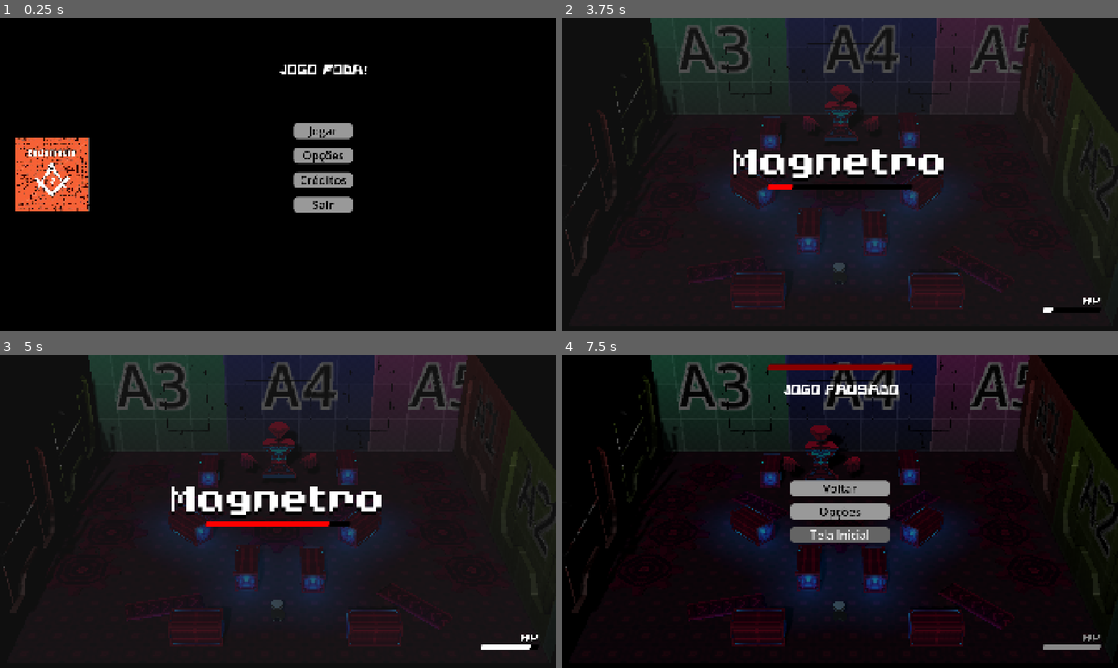
Above: before the commit, frames 1-4 (two rows, left to right).
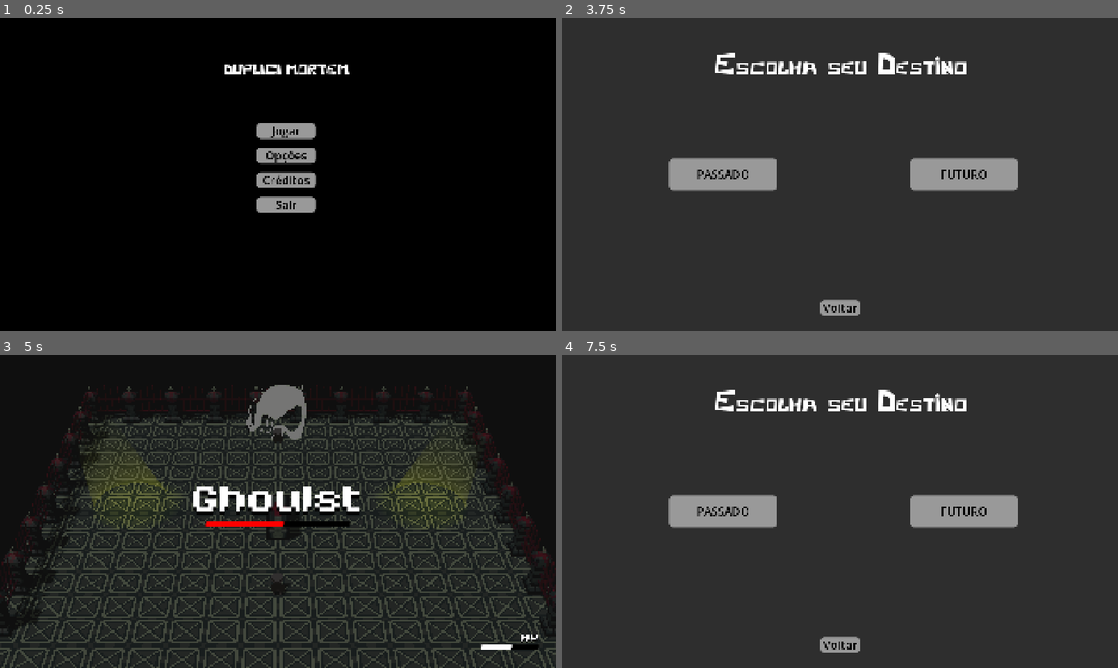
Above: after the commit, the same moments.

Repository: PedroBinoto/DJUFF2026
Game: Godot game, scene res://Scenes/MenuPrincipal.tscn
Two runs of this game, one before a commit and one after it. Both use one fixed random seed, a clock stepped at 60 frames per second and the inputs below. Sound files missing from this copy of the repository are replaced by a short silence.
Inputs (mouse positions are in pixels of both pictures, inside the frame that each line leads up to):
- Up to frame 1 (0.25 s): no input
- Up to frame 2 (3.75 s): click "Opções" at 0.5 s; click "Voltar" at 1.25 s; click "Créditos" at 2 s; click "Voltar" at 2.75 s; click "Jogar" at 3.5 s
- Up to frame 3 (5 s): click (161, 511) at 4.25 s, where only the run after the commit has a clickable "PASSADO"
- Up to frame 4 (7.5 s): tap Enter (pause) at 5 s; move the mouse to (962, 495) at 5.02 s; hold D (move_right) 5.03-5.75 s; hold K (attack_a) 5.03-5.75 s; click (962, 495) at 5.17 s; click "Opções" at 5.75 s; click "Voltar" at 6.5 s; click (840, 533) at 7.25 s, where only the run after the commit has a clickable "Tela Inicial"

The runs differ from the first frame. In frame 1, 6.5% of the frame differs, in the area x 2-67%, y 14-63%; in frame 2, 74%; in frame 3, 37%; in frame 4, 97%, in the area x 0-100%, y 0-100%.

Commit message:
hub feito

Diff:
--- a/Scenes/MenuPrincipal.tscn
+++ b/Scenes/MenuPrincipal.tscn
@@ -1,7 +1,6 @@
 [gd_scene format=3 uid="uid://djbymk1ojtqrp"]
 
 [ext_resource type="Script" uid="uid://karg6uaj4cad" path="res://Scripts/menu_principal.gd" id="1_3k1ur"]
-[ext_resource type="Texture2D" uid="uid://bud8e4r66g0lj" path="res://file.jpg" id="2_bt1tr"]
 [ext_resource type="FontFile" uid="uid://c68ob7wtloq5y" path="res://RetroGaming.ttf" id="3_l10t8"]
 [ext_resource type="PackedScene" uid="uid://kjxbonkchuje" path="res://Scenes/creditos.tscn" id="4_3v4os"]
 [ext_resource type="AudioStream" uid="uid://cry7iva18o33h" path="res://Music/aura.mp3" id="4_qovuk"]
@@ -121,12 +120,6 @@
 [node name="CenterContainer" type="CenterContainer" parent="HBoxContainer" unique_id=95383844]
 layout_mode = 2
 
-[node name="Imagem" type="TextureRect" parent="HBoxContainer/CenterContainer" unique_id=330066523]
-custom_minimum_size = Vector2(256, 256)
-layout_mode = 2
-texture = ExtResource("2_bt1tr")
-expand_mode = 2
-
 [node name="VBoxContainer" type="VBoxContainer" parent="HBoxContainer" unique_id=103561014]
 layout_mode = 2
 size_flags_horizontal = 3
@@ -138,7 +131,7 @@
 size_flags_vertical = 6
 theme_override_fonts/font = ExtResource("3_l10t8")
 theme_override_font_sizes/font_size = 50
-text = "JOGO FODA!"
+text = "DUPLICI MORTEM"
 horizontal_alignment = 1
 vertical_alignment = 1
 
@@ -187,6 +180,7 @@
 text = "Sair"
 
 [node name="Controles" type="Panel" parent="." unique_id=1591096661]
+visible = false
 layout_mode = 2
 
 [node name="VBoxContainer" type="VBoxContainer" parent="Controles" unique_id=301650891]
--- a/Scenes/hub.tscn
+++ b/Scenes/hub.tscn
@@ -2,6 +2,44 @@
 
 [ext_resource type="Script" uid="uid://blj8h67sr2g68" path="res://Scripts/canvas_layer.gd" id="1_l5ww0"]
 [ext_resource type="FontFile" uid="uid://c68ob7wtloq5y" path="res://RetroGaming.ttf" id="2_2ch6h"]
+
+[sub_resource type="StyleBoxFlat" id="StyleBoxFlat_l5ww0"]
+corner_radius_top_left = 15
+corner_radius_top_right = 15
+corner_radius_bottom_right = 15
+corner_radius_bottom_left = 15
+
+[sub_resource type="StyleBoxFlat" id="StyleBoxFlat_2ch6h"]
+corner_radius_top_left = 15
+corner_radius_top_right = 15
+corner_radius_bottom_right = 15
+corner_radius_bottom_left = 15
+
+[sub_resource type="StyleBoxFlat" id="StyleBoxFlat_oc3mp"]
+bg_color = Color(0.39308554, 0.39308554, 0.39308533, 1)
+corner_radius_top_left = 15
+corner_radius_top_right = 15
+corner_radius_bottom_right = 15
+corner_radius_bottom_left = 15
+
+[sub_resource type="StyleBoxFlat" id="StyleBoxFlat_imdk4"]
+corner_radius_top_left = 15
+corner_radius_top_right = 15
+corner_radius_bottom_right = 15
+corner_radius_bottom_left = 15
+
+[sub_resource type="StyleBoxFlat" id="StyleBoxFlat_ourlr"]
+corner_radius_top_left = 15
+corner_radius_top_right = 15
+corner_radius_bottom_right = 15
+corner_radius_bottom_left = 15
+
+[sub_resource type="StyleBoxFlat" id="StyleBoxFlat_pc3h8"]
+bg_color = Color(0.39308554, 0.39308554, 0.39308533, 1)
+corner_radius_top_left = 15
+corner_radius_top_right = 15
+corner_radius_bottom_right = 15
+corner_radius_bottom_left = 15
 
 [node name="CanvasLayer" type="CanvasLayer" unique_id=716488872]
 script = ExtResource("1_l5ww0")
@@ -27,3 +65,68 @@
 theme_override_fonts/font = ExtResource("2_2ch6h")
 theme_override_font_sizes/font_size = 110
 text = "Escolha seu Destino"
+
+[node name="Button" type="Button" parent="." unique_id=887885038]
+anchors_preset = -1
+anchor_left = 0.29000002
+anchor_top = 0.5
+anchor_right = 0.29000002
+anchor_bottom = 0.5
+offset_left = -186.80005
+offset_top = -54.75
+offset_right = 186.19995
+offset_bottom = 54.75
+grow_vertical = 2
+size_flags_horizontal = 6
+size_flags_vertical = 10
+theme_override_colors/font_color = Color(0, 0, 0, 1)
+theme_override_font_sizes/font_size = 40
+theme_override_styles/normal = SubResource("StyleBoxFlat_l5ww0")
+theme_override_styles/pressed = SubResource("StyleBoxFlat_2ch6h")
+theme_override_styles/hover = SubResource("StyleBoxFlat_oc3mp")
+text = "PASSADO"
+
+[node name="Button2" type="Button" parent="." unique_id=405866407]
+anchors_preset = -1
+anchor_left = 0.72300005
+anchor_top = 0.5
+anchor_right = 0.72300005
+anchor_bottom = 0.5
+offset_left = -186.16016
+offset_top = -54.75
+offset_right = 186.83984
+offset_bottom = 54.75
+grow_vertical = 2
+size_flags_horizontal = 6
+size_flags_vertical = 10
+theme_override_colors/font_color = Color(0, 0, 0, 1)
+theme_override_font_sizes/font_size = 40
+theme_override_styles/normal = SubResource("StyleBoxFlat_l5ww0")
+theme_override_styles/pressed = SubResource("StyleBoxFlat_2ch6h")
+theme_override_styles/hover = SubResource("StyleBoxFlat_oc3mp")
+text = "FUTURO"
+
+[node name="Button3" type="Button" parent="." unique_id=623035439]
+anchors_preset = -1
+anchor_left = 0.5
+anchor_top = 0.92600006
+anchor_right = 0.5
+anchor_bottom = 0.92600006
+offset_left = -68.5
+offset_top = -27.080078
+offset_right = 68.5
+offset_bottom = 27.919922
+grow_horizontal = 2
+grow_vertical = 0
+size_flags_horizontal = 6
+size_flags_vertical = 10
+theme_override_colors/font_color = Color(0, 0, 0, 1)
+theme_override_font_sizes/font_size = 40
+theme_override_styles/normal = SubResource("StyleBoxFlat_imdk4")
+theme_override_styles/pressed = SubResource("StyleBoxFlat_ourlr")
+theme_override_styles/hover = SubResource("StyleBoxFlat_pc3h8")
+text = " Voltar "
+
+[connection signal="pressed" from="Button" to="." method="_on_passado_pressed"]
+[connection signal="pressed" from="Button2" to="." method="_on_futuro_pressed"]
+[connection signal="pressed" from="Button3" to="." method="_on_voltar_pressed"]
--- a/Scripts/Boss/ghost_boss.gd
+++ b/Scripts/Boss/ghost_boss.gd
@@ -157,9 +157,8 @@
 		tweens.append(fadeOut)
 		fadeOut.tween_property(sprite, "modulate", Color(1,1,1,0), 3).set_trans(Tween.TRANS_CIRC).set_ease(Tween.EASE_OUT)
 	await tweens[0].finished
-	get_tree().change_scene_to_file("res://Scenes/MenuPrincipal.tscn") # MUDAR PRO HUB
-
-	get_tree().change_scene_to_file("res://Scenes/mundo_teste.tscn")
+	SignalBus.isGhoulstAlive = false
+	get_tree().change_scene_to_file("res://Scenes/hub.tscn") # MUDAR PRO HUB
 
 
 func _on_sword_range_body_entered(body: Node3D) -> void:
--- a/Scripts/Boss/magnet_boss.gd
+++ b/Scripts/Boss/magnet_boss.gd
@@ -219,7 +219,8 @@
 		tweens.append(fadeOut)
 		fadeOut.tween_property(sprite, "modulate", Color(1,1,1,0), 3).set_trans(Tween.TRANS_CIRC).set_ease(Tween.EASE_OUT)
 	await tweens[0].finished
-	get_tree().change_scene_to_file("res://Scenes/MenuPrincipal.tscn") # MUDAR PRO HUB
+	SignalBus.isMagnetroAlive = false
+	get_tree().change_scene_to_file("res://Scenes/hub.tscn") # MUDAR PRO HUB
 
 
 func _box_attack():
--- a/Scripts/canvas_layer.gd
+++ b/Scripts/canvas_layer.gd
@@ -3,10 +3,26 @@
 # true = direita / magnetro
 var choose_boss: bool
 
+var isMagnetroAlive := true
+var isGhoulstAlive := true
+#func _input(event: InputEvent) -> void:
+	#if event is InputEventKey:
+		#if event.keycode == KEY_A or event.keycode == KEY_LEFT:
+			#choose_boss = false
+		#elif event.keycode == KEY_D or event.keycode == KEY_RIGHT:
+			#choose_boss = true
 
-func _input(event: InputEvent) -> void:
-	if event is InputEventKey:
-		if event.keycode == KEY_A or event.keycode == KEY_LEFT:
-			choose_boss = false
-		elif event.keycode == KEY_D or event.keycode == KEY_RIGHT:
-			choose_boss = true
+func _process(delta: float) -> void:
+	if not isMagnetroAlive and not isGhoulstAlive:
+		get_tree().change_scene_to_file("res://Scenes/Victory.tscn")
+
+func _on_passado_pressed() -> void:
+	get_tree().change_scene_to_file("res://Scenes/ghostFight.tscn")
+
+
+func _on_futuro_pressed() -> void:
+	get_tree().change_scene_to_file("res://Scenes/mundo_teste.tscn")
+
+
+func _on_voltar_pressed() -> void:
+	get_tree().change_scene_to_file("res://Scenes/MenuPrincipal.tscn")
--- a/Scripts/death_scene.gd
+++ b/Scripts/death_scene.gd
@@ -12,4 +12,4 @@
 
 
 func _on_button_pressed() -> void:
-	get_tree().change_scene_to_file("res://Scenes/mundo_teste.tscn")
+	get_tree().change_scene_to_file("res://Scenes/hub.tscn")
--- a/Scripts/menu_principal.gd
+++ b/Scripts/menu_principal.gd
@@ -20,7 +20,7 @@
 	aura.play()
 
 func _on_start_pressed() -> void:
-	get_tree().change_scene_to_file("uid://hcvcj2ye8egq")
+	get_tree().change_scene_to_file("res://Scenes/hub.tscn")
 
 
 func _on_controls_pressed() -> void:
--- a/Scripts/pause_menu.gd
+++ b/Scripts/pause_menu.gd
@@ -34,7 +34,7 @@
 	pauseMenu()
 
 func _on_quit_pressed() -> void:
-	get_tree().change_scene_to_file("uid://djbymk1ojtqrp")
+	get_tree().change_scene_to_file("res://Scenes/hub.tscn")
 
 func _on_button_2_pressed() -> void:
 	pause_menu.visible = false
--- a/Scripts/signalbus.gd
+++ b/Scripts/signalbus.gd
@@ -7,3 +7,6 @@
 
 signal updatePlayerbar
 signal shakeCamera
+
+var isMagnetroAlive := true
+var isGhoulstAlive := true
